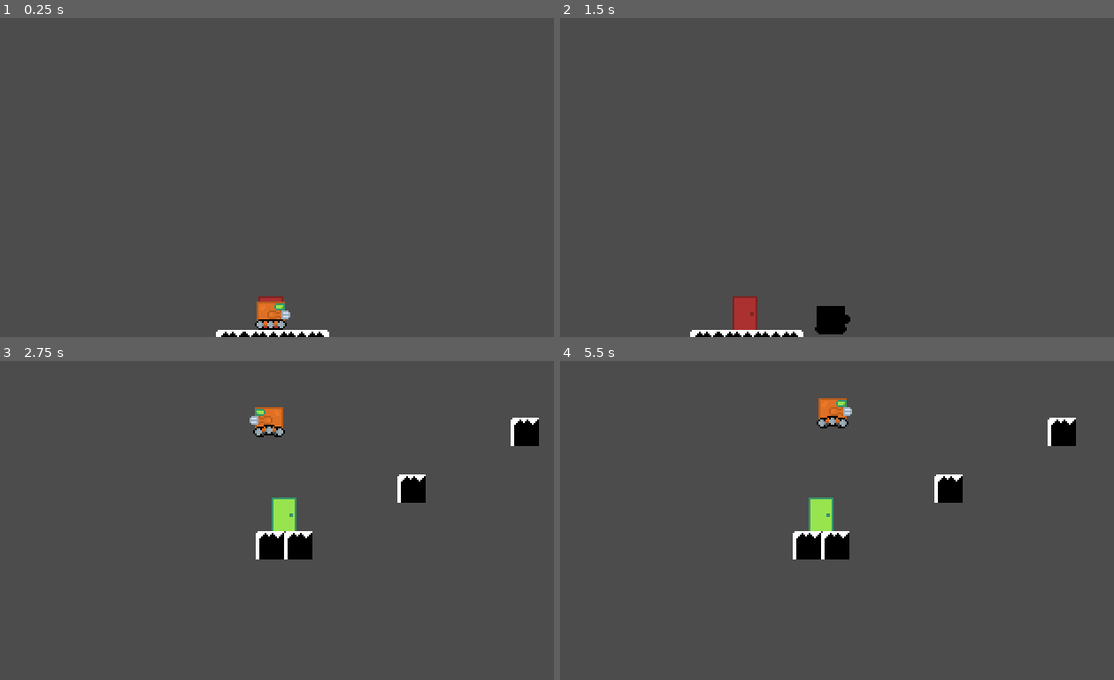
Above: before the commit, frames 1-4 (two rows, left to right).
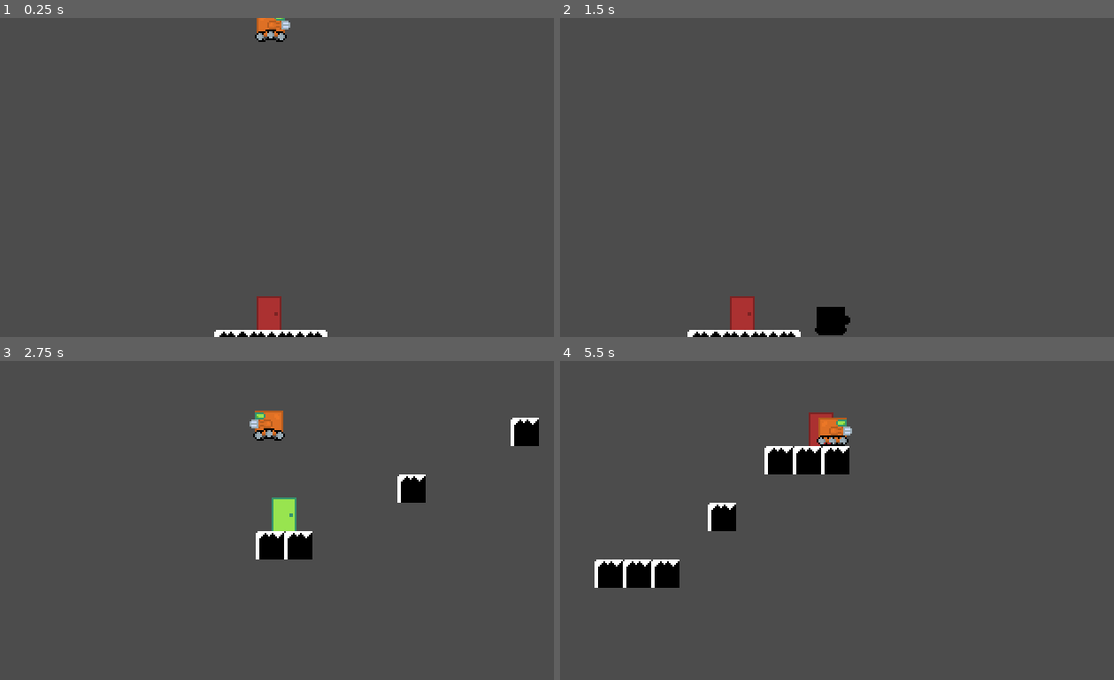
Above: after the commit, the same moments.

Repository: wagenrace/Platformer
Game: Godot game, scene res://World.tscn
Two runs of this game, one before a commit and one after it. Both use one fixed random seed, a clock stepped at 60 frames per second and the inputs below.
Inputs:
- Up to frame 1 (0.25 s): no input
- Up to frame 2 (1.5 s): tap Enter (ui_accept) at 0.5 s; hold Enter (ui_accept) 0.53-1.28 s; hold Right (ui_right) from 0.53 s (still down); tap R at 1.35 s
- Up to frame 3 (2.75 s): tap Enter (ui_accept) at 1.52, 1.55, 1.82 s; release Right (ui_right) at 2.03 s; hold Left (ui_left) from 2.03 s (still down); hold Enter (ui_accept) from 2.03 s (still down); tap 1 at 2.1 s
- Up to frame 4 (5.5 s): release Left (ui_left) at 2.78 s; release Enter (ui_accept) at 2.78 s; hold Right (ui_right) 2.78-4.28 s; tap 2 at 2.85 s; tap Enter (ui_accept) at 3.02, 3.05, 3.32, 4.52, 4.55, 4.82, 5 s; hold Enter (ui_accept) 3.53-4.28 s; hold Left (ui_left) 4.28-5.03 s; tap R at 4.35 s; hold Right (ui_right) from 5.03 s (still down); hold Enter (ui_accept) from 5.03 s (still down); tap 1 at 5.1 s

The runs differ from the first frame. In frame 1, 1.0% of the frame differs, in the area x 38-60%, y 0-100%; in frame 2, 0.3%; in frame 3, 0.4%; in frame 4, 6.4%, in the area x 6-94%, y 11-72%.
Error in both runs: Invalid get index 'doorMapping' (on base: 'Nil'). (res://World.gd:28)

Commit message:
Reset and die: return to last door
Signed-off-by: tomnijhof <tom.nijhof@cytosmart.com>

Diff:
--- a/Door.gd
+++ b/Door.gd
@@ -14,4 +14,4 @@
 func _input(event):
 	if event.is_action_pressed("ui_accept"):
 		if(get_overlapping_bodies().size()):
-			world.enter_door(name)
+			world.enter_door(self)
--- a/Player.gd
+++ b/Player.gd
@@ -7,7 +7,7 @@
 const MAX_SPEED = 64
 const JUMP_FORCE = 180
 
-var last_door_name = ""
+var last_door = null
 
 var motion = Vector2.ZERO
 
@@ -52,7 +52,13 @@
 
 func reset_position():
 	is_alive = true
-	position = Vector2(0, 0)
+	if last_door:
+		var new_position = last_door.position
+		new_position.x += last_door.get_node("Sprite").texture.get_width() / 2
+		new_position.y -= 10
+		position = new_position
+	else:
+		position = Vector2.ZERO
 
 func _input(ev):
 	if ev is InputEventKey and ev.scancode == KEY_R:
--- a/World.gd
+++ b/World.gd
@@ -8,7 +8,7 @@
 
 func _ready():
 	$HTTPRequest.connect("request_completed", self, "_on_request_completed")
-	init_level()
+	_update_level(1)
 
 func fetch_new_levels(_new_level_number):
 	httpActive = true
@@ -33,38 +33,19 @@
 	camera_pos.x = player.position.x
 	camera.set_position(camera_pos)
 
-func init_level():
-	var door_name = tileMap.redDoor.name
-	_update_level(1, door_name)
-	player.last_door_name = door_name
-	print(door_name, doorMapping)
-	# var encoded_level = doorMapping[door_name]["level_encoded"]
-	# tileMap.apply_level(encoded_level)
-
-func enter_door(door_name: String):
-	player.last_door_name = door_name
+func enter_door(door):
+	player.last_door = door
+	var door_name = door.name
 	var encoded_level = doorMapping[door_name]["level_encoded"]
 	var new_level_number = doorMapping[door_name]["level_num"]
 	tileMap.apply_level(encoded_level)
-	_update_level(new_level_number, door_name)
+	_update_level(new_level_number)
 
-func _update_level(new_level_number: int, door_name: String):
+func _update_level(new_level_number: int):
 	var new_level = fetch_new_levels(new_level_number)
-
-	var door
-	if door_name == tileMap.redDoor.name:
-		door = tileMap.redDoor
-	elif door_name == tileMap.greenDoor.name:
-		door = tileMap.greenDoor
-	elif door_name == tileMap.blueDoor.name:
-		door = tileMap.blueDoor
-
-	var new_position = door.position
-	new_position.x += door.get_node("Sprite").texture.get_width() / 2
-	player.position = new_position
+	player.reset_position()
 
 func _input(ev):
-
 	if ev is InputEventKey and ev.scancode == KEY_1:
 		tileMap.apply_level("9CCa0553bcd+efAA8")
 
